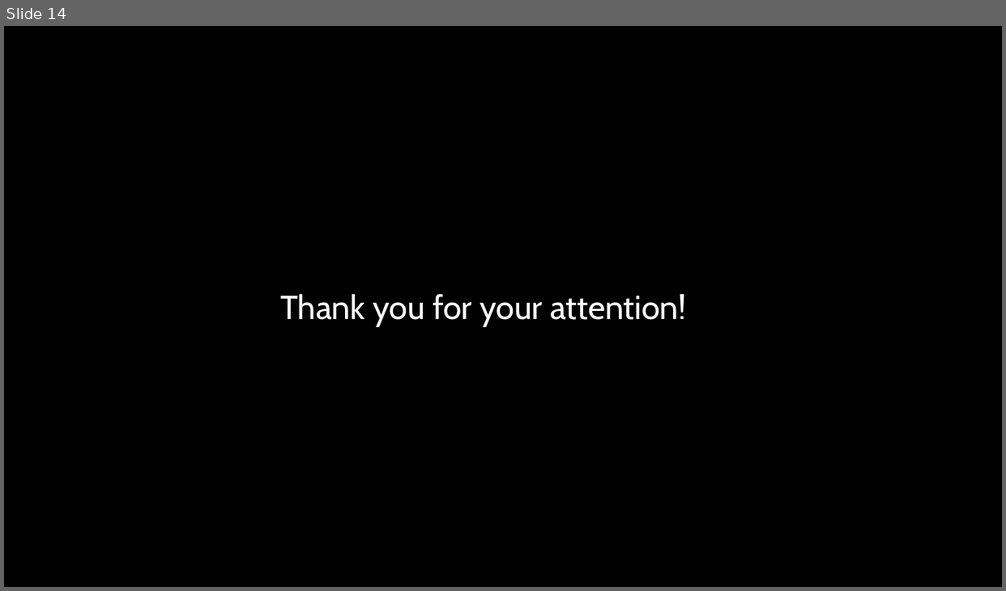
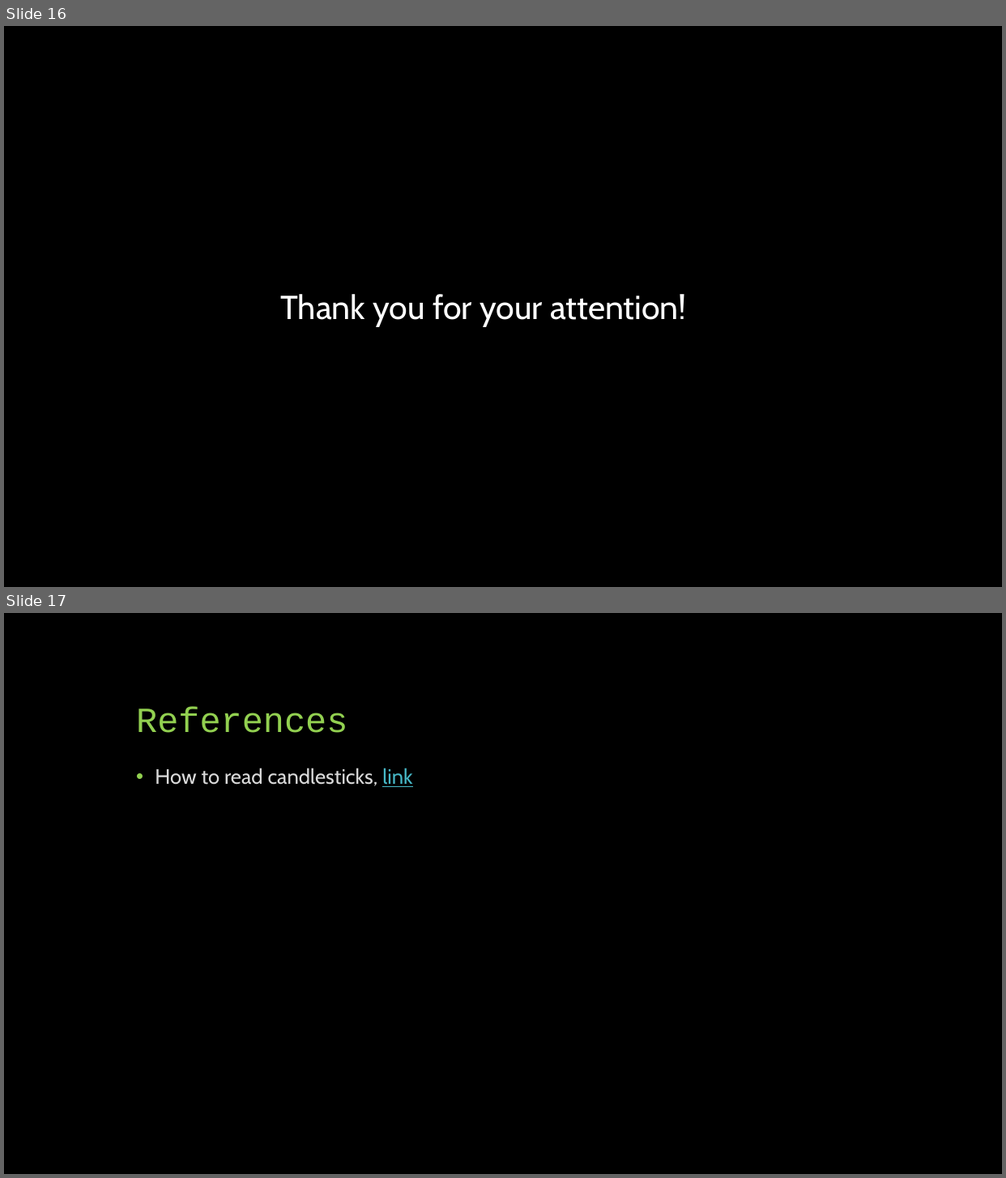
Before and after one commit to Zarmina97/Top-3-Crypto-Volatility-prediction-LSTM-GARCH, a slide deck: presentazione.pptx. Shown one above the other, each under a label of ours: slide 14 before the commit, slides 16 and 17 after it. The pictures are 1006x591 and 1006x1178 pixels, drawn with LibreOffice and Linux fonts; fonts in the diff are those of the drawing. Boxes give left, top, right and bottom in pixels: in the first picture for what was removed or moved away, otherwise in the second. Text is boxed around its words. In the diff, an @@ line names an element or a change of style, - is before the commit and + after.

```diff
--- a/presentazione.pptx
+++ b/presentazione.pptx
@@ slide 17 added at (4, 613, 1002, 1174), background #000000 @@
@@ title added at (136, 706, 347, 733), 34 pt, text #92D050 @@
+References
@@ text added at (155, 768, 412, 787), 20 pt, text #D9D9D9 @@
+• How to read candlesticks, link
@@ what was slide 14 is now slide 16 @@
```
Also in this commit, not shown: 5 slides changed, 3 other slides added, 1 slide removed.
